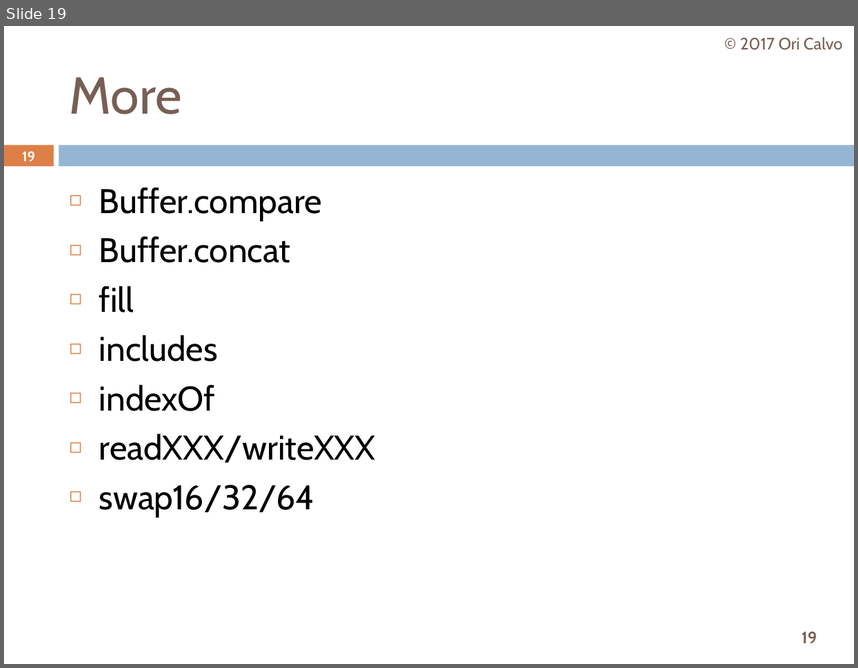
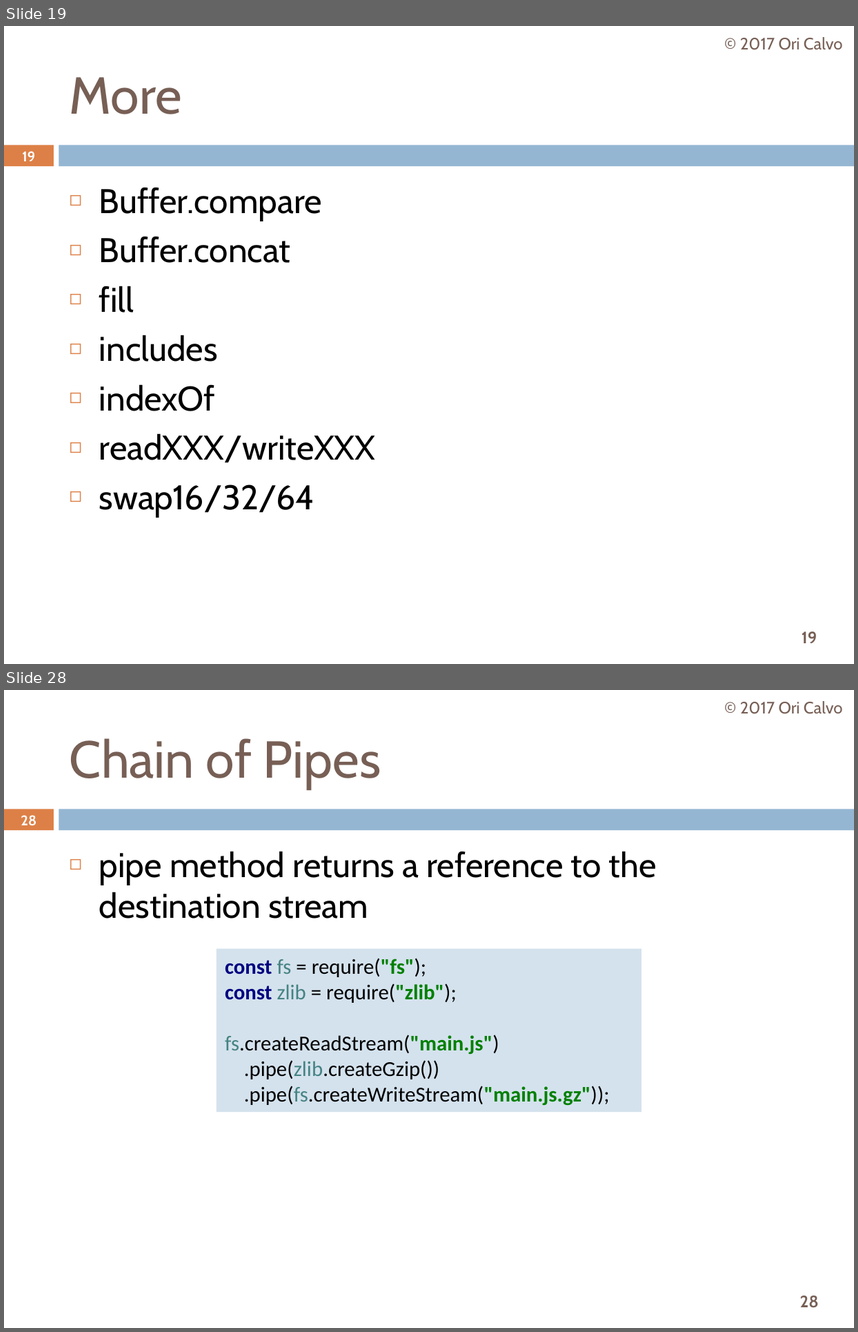
Before and after one commit to oricalvo/course-nodejs, a slide deck: PPTs/05 Core Modules.pptx. Shown one above the other, each under a label of ours: slide 19 before the commit, slides 19 and 28 after it; the slides between them are not shown. The pictures are 858x668 and 858x1332 pixels, drawn with LibreOffice and Linux fonts; fonts in the diff are those of the drawing. Boxes give left, top, right and bottom in pixels: in the first picture for what was removed or moved away, otherwise in the second. Text is boxed around its words. In the diff, an @@ line names an element or a change of style, - is before the commit and + after.

```diff
--- a/PPTs/05 Core Modules.pptx
+++ b/PPTs/05 Core Modules.pptx
@@ slide 28 added at [4, 690, 854, 1328], background #FFFFFF; not listed: 3 template elements that a slide beside it also shows @@
@@ text added at [740, 701, 843, 714], 14 pt, text #775F55 @@
+© 2017 Ori Calvo
@@ title added at [70, 738, 381, 789], 44 pt, text #775F55 @@
+Chain of Pipes
@@ page number added at [21, 815, 36, 825], 11.9 pt, text #FFFFFF, bold @@
+28
@@ text added at [99, 851, 657, 918], 29 pt, text #000000 @@
+◻ pipe method returns a reference to the destination stream
@@ rectangle added at [217, 949, 642, 1112], fill #D4E2ED, 18 pt, text #000000 @@
+const fs = require("fs");
+const zlib = require("zlib");
+fs.createReadStream("main.js")
+.pipe(zlib.createGzip())
+.pipe(fs.createWriteStream("main.js.gz"));
```
Also in this commit, not shown: 6 slides changed, 11 other slides added, 15 other files.
